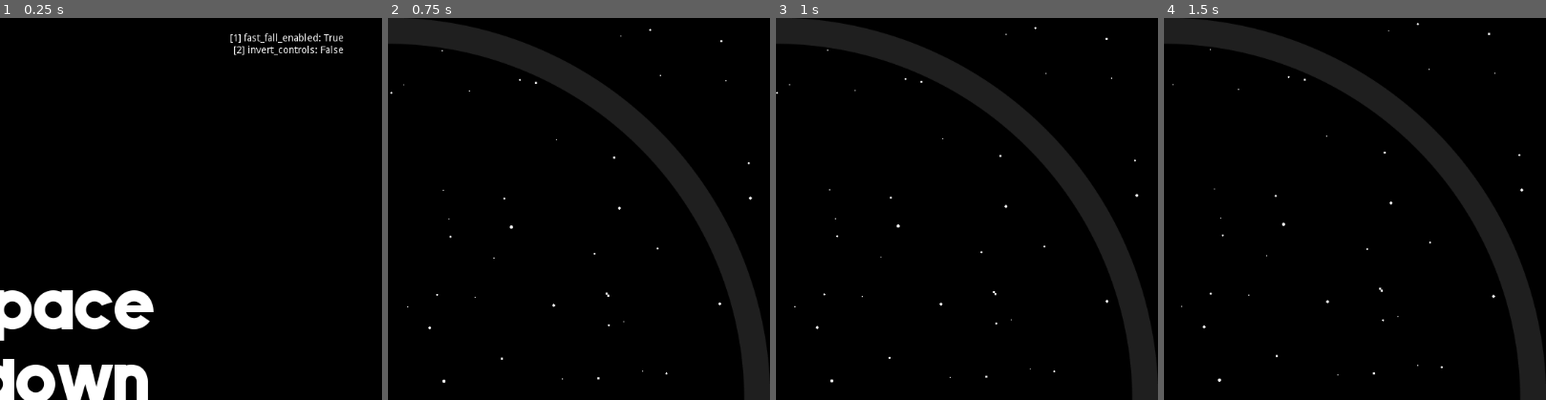
Above: before the commit, frames 1-4 (left to right).
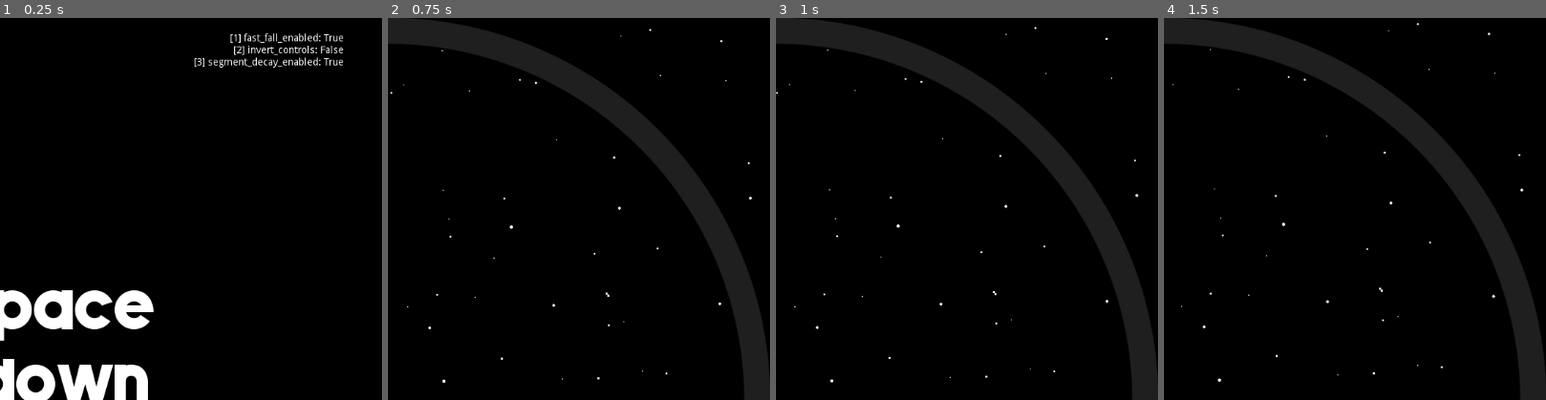
Above: after the commit, the same moments.

Repository: hwacha/ringspace_shelldown
Game: Godot game, scene res://scenes/opening_screen.tscn
Same seed, same stepped clock (60 frames per second), same inputs: the game is played once before the commit and once after it.
Inputs:
- Up to frame 1 (0.25 s): no input
- Up to frame 2 (0.75 s): tap W at 0.5 s; tap Enter (ui_accept) at 0.6 s
- Up to frame 3 (1 s): tap Enter (ui_accept) at 0.77 s
- Up to frame 4 (1.5 s): tap Enter (ui_accept) at 1.07, 1.35 s
The pictures show only the part of the screen within x 50-100%, y 0-50%; the shares and areas given below are measured in that part.

The runs differ from the first frame. In frame 1, 0.4% of the frame differs, in the area x 50-90%, y 10-13%; in frame 2, nothing differs; in frame 3, nothing differs; in frame 4, nothing differs.

Commit message:
add debug setting to toggle crust decay

Diff:
--- a/project.godot
+++ b/project.godot
@@ -127,6 +127,11 @@
 "events": [ Object(InputEventKey,"resource_local_to_scene":false,"resource_name":"","device":0,"alt":false,"shift":false,"control":false,"meta":false,"command":false,"pressed":false,"scancode":0,"physical_scancode":16777217,"unicode":0,"echo":false,"script":null)
  ]
 }
+settings_toggle_segment_decay={
+"deadzone": 0.5,
+"events": [ Object(InputEventKey,"resource_local_to_scene":false,"resource_name":"","device":0,"alt":false,"shift":false,"control":false,"meta":false,"command":false,"pressed":false,"scancode":0,"physical_scancode":51,"unicode":0,"echo":false,"script":null)
+ ]
+}
 
 [physics]
 
--- a/scripts/Players.gd
+++ b/scripts/Players.gd
@@ -17,7 +17,8 @@
 
 const initial_settings = {
 	"fast_fall_enabled": true,
-	"invert_controls": false
+	"invert_controls": false,
+	"segment_decay_enabled": true,
 }
 
 var settings = initial_settings
--- a/scripts/crust.gd
+++ b/scripts/crust.gd
@@ -65,17 +65,19 @@
 	rng.randomize()
 
 	get_node("/root/Players").spawn_players()
-	crust_decay.start()
+
+	if Players.settings["segment_decay_enabled"]:
+		crust_decay.start()
 
 # Called every frame. 'delta' is the elapsed time since the previous frame.
 #func _process(delta):
 #	pass
 
 func _on_CrustDecay_timeout():
-	print(crust_decay.wait_time)
-	var rand = rng.randi_range(0, get_child_count() - 1)
-	var segment = get_child(rand)
-	if segment != null:
-		segment.destroy()
-		crust_decay.set_wait_time(crust_decay.wait_time * decay_constant)
-		crust_decay.start()
+	if Players.settings["segment_decay_enabled"]:
+		var rand = rng.randi_range(0, get_child_count() - 1)
+		var segment = get_child(rand)
+		if segment != null:
+			segment.destroy()
+			crust_decay.set_wait_time(crust_decay.wait_time * decay_constant)
+			crust_decay.start()
--- a/scripts/opening_screen.gd
+++ b/scripts/opening_screen.gd
@@ -26,9 +26,12 @@
 		players.settings["fast_fall_enabled"] = not players.settings["fast_fall_enabled"]
 	if Input.is_action_just_pressed("settings_invert_controls"):
 		players.settings["invert_controls"] = not players.settings["invert_controls"]
+	if Input.is_action_just_pressed("settings_toggle_segment_decay"):
+		players.settings["segment_decay_enabled"] = not players.settings["segment_decay_enabled"]
 
 	$Settings.text = "[1] fast_fall_enabled: " + str(players.settings["fast_fall_enabled"]) + \
-				  "\n[2] invert_controls: " + str(players.settings["invert_controls"])
+				  "\n[2] invert_controls: " + str(players.settings["invert_controls"]) + \
+				  "\n[3] segment_decay_enabled: " + str(players.settings["segment_decay_enabled"])
 
 	if Input.is_action_just_pressed("ui_accept"):
 		players.set_player_ids(registered_players)
